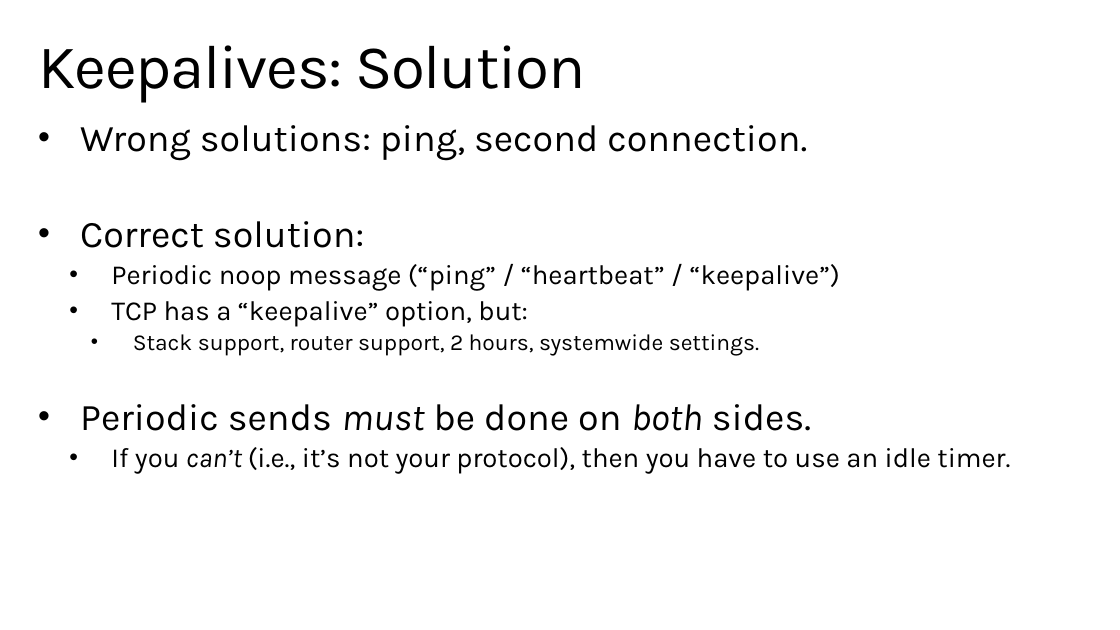
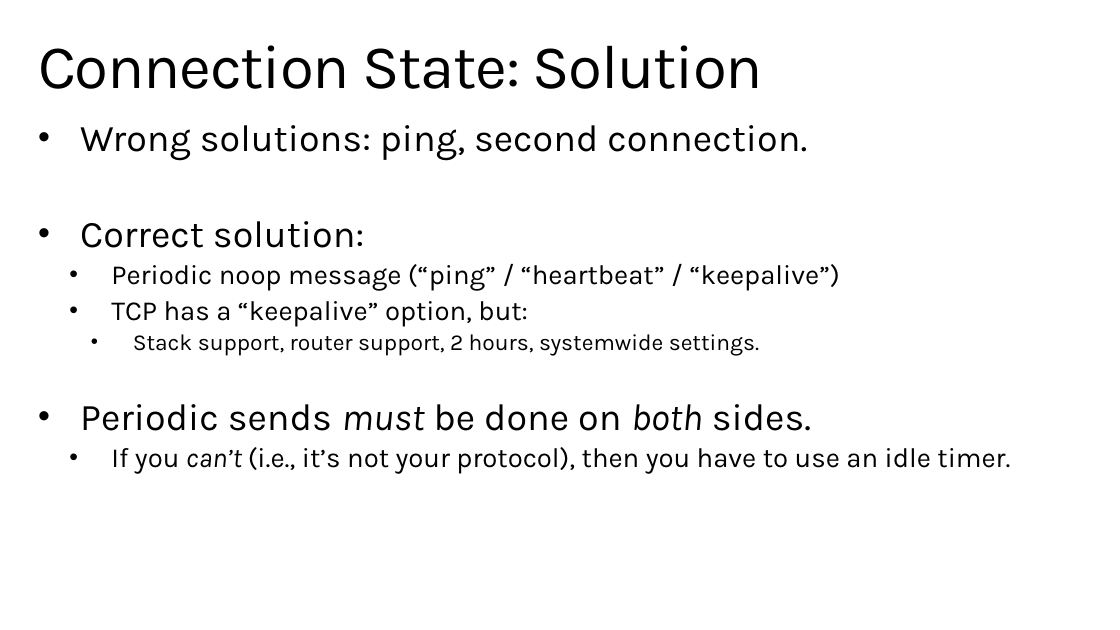
Before and after one commit to StephenCleary/Presentations, a slide deck: slide 30 of Designing Application Protocols for TCPIP/Protocol Design.pptx. Drawn at 1120x630 pixels with LibreOffice and Linux fonts; fonts in the diff are those of the drawing; background and template pictures are left out. Boxes give left, top, right and bottom in pixels: in the first picture for what was removed or moved away, otherwise in the second. Text is boxed around its words. In the diff, an @@ line names an element or a change of style, - is before the commit and + after.

```diff
--- a/Designing Application Protocols for TCPIP/Protocol Design.pptx
+++ b/Designing Application Protocols for TCPIP/Protocol Design.pptx
@@ title at (x1=38, y1=45, x2=763, y2=89): text changed @@
-Keepalives: Solution
+Connection State: Solution
```
Also in this commit, not shown: 7 other slides changed.
